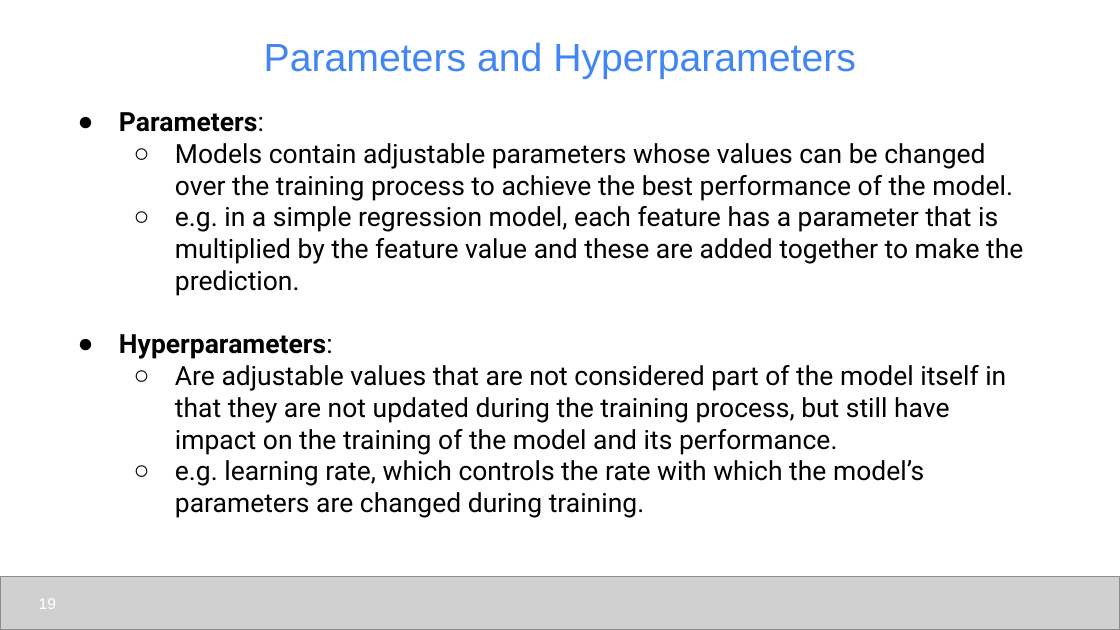
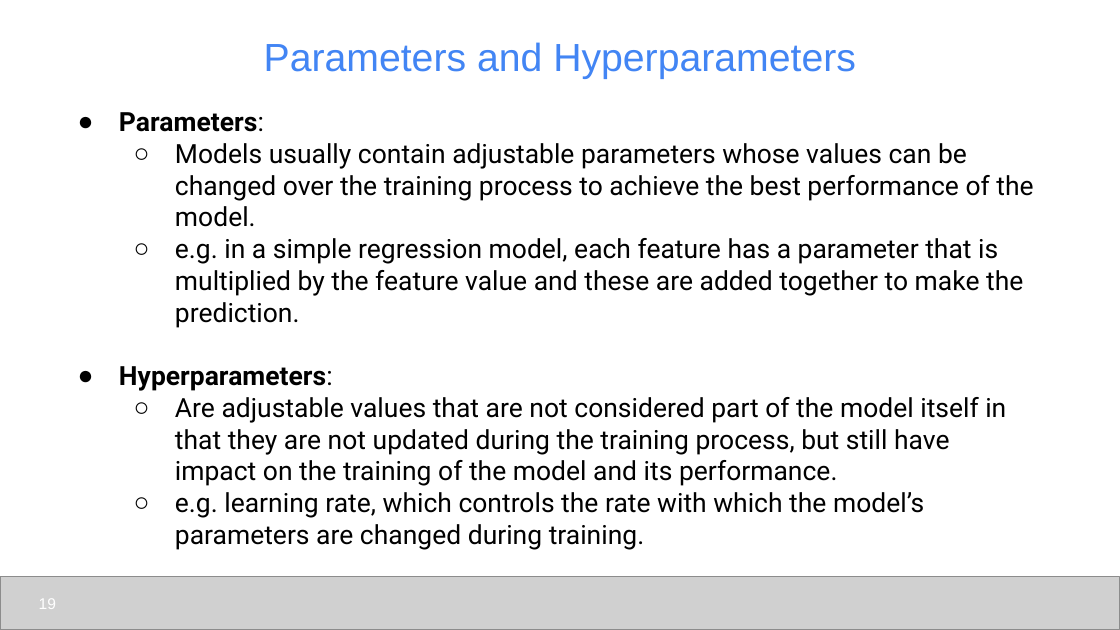
Before and after one commit to udel-cbcb/al_ml_workshop, a slide deck: slide 19 of Day_1/Lectures/Day_1_Lecture_1_Introduction_to_Artificial_Intelligence_and_Machine_Learning.pptx. Drawn at 1120x630 pixels with LibreOffice and Linux fonts; fonts in the diff are those of the drawing; grey boxes stand for pictures. Boxes give left, top, right and bottom in pixels: in the first picture for what was removed or moved away, otherwise in the second. Text is boxed around its words. In the diff, an @@ line names an element or a change of style, - is before the commit and + after.

```diff
--- a/Day_1/Lectures/Day_1_Lecture_1_Introduction_to_Artificial_Intelligence_and_Machine_Learning.pptx
+++ b/Day_1/Lectures/Day_1_Lecture_1_Introduction_to_Artificial_Intelligence_and_Machine_Learning.pptx
@@ text at [175,143,1033,227]: text changed @@
-  ○ Models contain adjustable parameters whose values can be changed over the training process to achieve the best performance of the model.
+  ○ Models usually contain adjustable parameters whose values can be changed over the training process to achieve the best performance of the model.
```
Also in this commit, not shown: 18 other slides changed, 7 other files.
